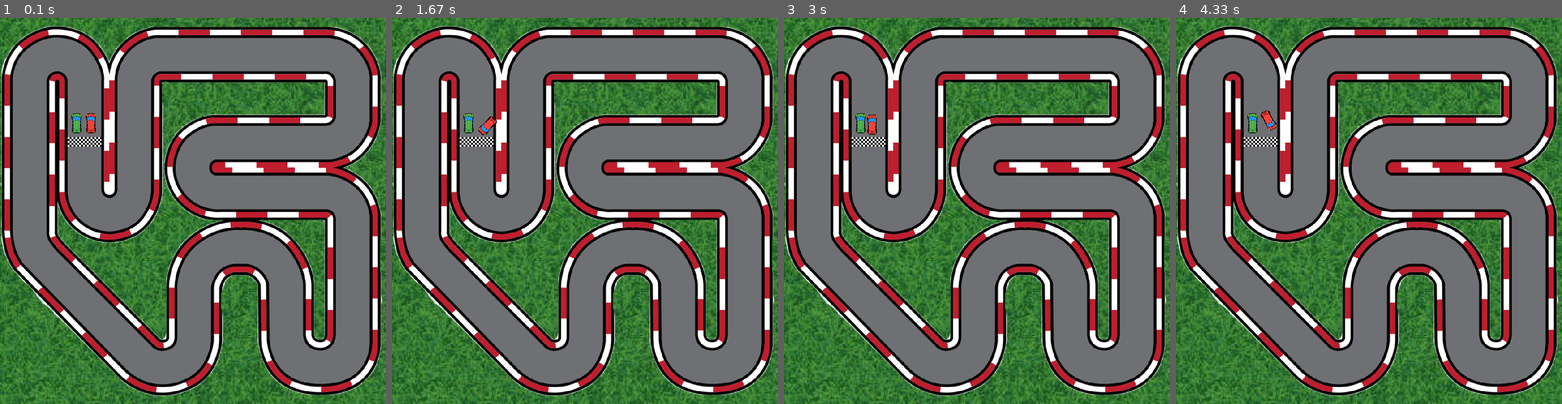
Above: before the commit, frames 1-4 (left to right).
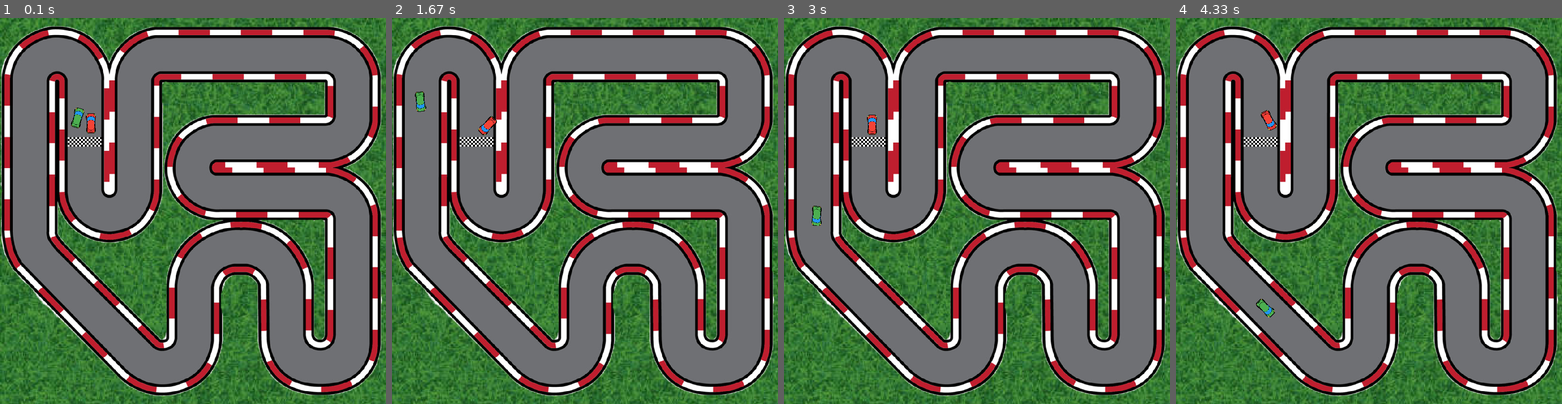
Above: after the commit, the same moments.

Repository: redexagle1/my-portfolio
Game: pygame game, started from game developement/python-pygame/simple 2d car racing game/main.py
Two runs of this game, one before a commit and one after it. Both use one fixed random seed, a clock stepped at 60 frames per second and the inputs below.
Inputs:
- Up to frame 1 (0.1 s): no input
- Up to frame 2 (1.67 s): hold Right 0.33-0.8 s; hold Up 0.83-1.13 s; hold Right 1.17-1.63 s
- Up to frame 3 (3 s): hold Left 1.67-2.2 s; hold Down 2.23-2.53 s; hold Left 2.57-2.97 s
- Up to frame 4 (4.33 s): hold Up 3-3.37 s; hold Right 3.4-4.03 s; hold Down from 4.07 s (still down)

The runs differ from the first frame. In frame 1, 0.1% of the frame differs, in the area x 18-22%, y 23-30%; in frame 2, 0.2%; in frame 3, 0.2%; in frame 4, 0.2%, in the area x 18-26%, y 24-78%.

Commit message:
in this commit i added the path dollowing mechanism to my bot car

Diff:
--- a/game developement/python-pygame/simple 2d car racing game/game_class.py
+++ b/game developement/python-pygame/simple 2d car racing game/game_class.py
@@ -98,7 +98,7 @@
         self.vel =max_vel
     def move(self):
         if self.current_point >= len(self.path):
-            ''' this if is to prvents an
+            ''' this if here to prvents an
         index error if we tried to move to a point that doesn't exist'''
             return
         self.angel_calculation()
@@ -121,19 +121,52 @@
         this will lead us to calculate which direction the car is and will help in
         changing the bot's direction smoothly'''
 
-        if diff_y == 0 :desired_radian_angle = math.pi/2
-        else: desired_radian_angle=math.atan(diff_x/diff_y)
+        if diff_y == 0 :
+            desired_radian_angle = math.pi/2
+        else:
+            desired_radian_angle=math.atan(diff_x/diff_y)
+
+        """this condition is responsible of fixxing the angle slightly
+        you se we are calculating the acute(less than 90 degrees)angle but if the
+        diffrence between our target and our calculated angle is huge this will
+        results an extreme turning which is unwanted so by adding PI to our angle
+        we reverse the turning direction
+        """
         if target_y > self.y:
             desired_radian_angle += math.pi
         differance_in_angel = self.angel - math.degrees(desired_radian_angle)
+
+
+        """so this code block checks if our difference in angle > 180 since if
+        that happen your bot will turn in a wrong direction unsmoothly so by
+        subtacting 360 we will make the car rotate smoothly in the correct direction
+        """
+        if differance_in_angel >= 180:
+            differance_in_angel -= 360
+            # print('PATH UPDATED')
+
+        """this code block snap on the desired angle smoothly as if we depend on
+        one of them the rotation will be unaccurate
+        """
+        if differance_in_angel >0:
+            self.angel -= min(self.rotation_vel,abs(differance_in_angel))
+        else:
+            self.angel += min(self.rotation_vel,abs(differance_in_angel))
+        """YEP ANGLES ARE DIFFICULT"""
+
     def update_path(self):
-        ...
+        """move to the next point of our path list"""
+        target = self.path[self.current_point]
+        rect =  pygame.Rect(self.x,self.y,self.img.get_width(),self.img.get_height())
+        if rect.collidepoint(*target):
+            self.current_point += 1
+
     def draw_point(self,win):
         for points in self.path:
             pygame.draw.circle(win,(255,0,0),points,5)
 
     def draw_car(self, win):
         super().draw_car(win)
-        self.draw_point(win)
+        # self.draw_point(win)
 #endregion PLAYER car
 #endregion classes
--- a/game developement/python-pygame/simple 2d car racing game/main.py
+++ b/game developement/python-pygame/simple 2d car racing game/main.py
@@ -4,17 +4,23 @@
 # the custom hand-made function module
 from util import scale_image,blit_rotate_centre
 from game_class import *
+import os
+from dotenv import load_dotenv
+# you know that paths are TOP SECRETS (IDK but incease)
+load_dotenv('credintials.env')
+file_path =os.getenv('my_path')
+computer_path = []
 #endregion
 #region assets
 # idenefying the game's assets
-TRACK = scale_image(pygame.image.load("imgs/track.png"),.9)
-GRASS = scale_image(pygame.image.load("imgs/grass.jpg"),2.5)
-FINISH = (pygame.image.load("imgs/finish.png"))
+TRACK = scale_image(pygame.image.load("C:/Users/saad/Documents/saad/my portofolio/my-portfolio/game developement/python-pygame/simple 2d car racing game/imgs/track.png"),.9)
+GRASS = scale_image(pygame.image.load("C:/Users/saad/Documents/saad/my portofolio/my-portfolio/game developement/python-pygame/simple 2d car racing game/imgs/grass.jpg"),2.5)
+FINISH = (pygame.image.load("C:/Users/saad/Documents/saad/my portofolio/my-portfolio/game developement/python-pygame/simple 2d car racing game/imgs/finish.png"))
 FINISH_POSITION = (130,250)
 FINISH_MASK = pygame.mask.from_surface(FINISH)
-CAR_PLAYER = scale_image(pygame.image.load("imgs/red-car.png"),.55)
-CAR_ENEMY = scale_image(pygame.image.load("imgs/green-car.png"),.55)
-TRACK_BORDERS = scale_image(pygame.image.load("imgs/track-border.png"),.9)
+CAR_PLAYER = scale_image(pygame.image.load("C:/Users/saad/Documents/saad/my portofolio/my-portfolio/game developement/python-pygame/simple 2d car racing game/imgs/red-car.png"),.55)
+CAR_ENEMY = scale_image(pygame.image.load("C:/Users/saad/Documents/saad/my portofolio/my-portfolio/game developement/python-pygame/simple 2d car racing game/imgs/green-car.png"),.55)
+TRACK_BORDERS = scale_image(pygame.image.load("C:/Users/saad/Documents/saad/my portofolio/my-portfolio/game developement/python-pygame/simple 2d car racing game/imgs/track-border.png"),.9)
 """MASK its something we usr to make collusion in the pixel world
 see,normal the image of your object wether contains pixel or transperancy background
 python deals with it as a rectangle
@@ -42,16 +48,19 @@
 3. make a bounce function in the PlayerCar class that perform the collusion process
     """
 TRACK_BORDERS_MASK = pygame.mask.from_surface(TRACK_BORDERS)
+
 #the list is for storing images to be drawn later in the while loop
 images = [(GRASS,(0,0)),(TRACK,(0,0)),(FINISH,FINISH_POSITION),(TRACK_BORDERS,(0,0))]
 player_car = CarPlayer(4,4,CAR_PLAYER)
-comp_path=[(176, 163), (160, 98), (118, 74), (74, 105), (65, 158), (64, 213), (63, 281), (61, 462), (62, 410), (85, 502), (172, 597), (283, 708), (326, 729), (374, 727), (404, 688), (412, 629), (418, 521), (414, 554), (461, 494), (516, 484), (551, 492), (581, 528), (597, 561), (602, 629), (613, 705), (608, 668), (638, 727), (685, 731), (729, 711), (738, 669), (736, 621), (750, 461), (745, 426), (734, 380), (691, 370), (645, 368), (565, 368), (458, 367), (407, 335), (408, 284), (461, 252), (518, 254), (608, 250), (688, 253), (732, 231), (747, 177), (740, 106), (691, 72), (627, 72), (553, 67), (478, 72), (423, 75), (359, 81), (306, 91), (282, 124), (281, 174), (283, 231), (283, 277), (283, 320), (283, 358), (264, 391), (226, 404), (195, 395), (179, 354), (178, 308), (175, 281), (174, 259)]
-computer_car = CarRobot(4,4,CAR_ENEMY)
+comp_path=[(171, 159), (160, 88), (104, 84), (59, 119), (54, 195), (63, 371), (57, 474), (84, 510), (133, 546), (281, 687), (308, 716), (369, 729), (397, 693), (407, 636), (427, 504), (496, 487), (567, 495), (599, 575), (609, 690), (716, 720), (751, 615), (754, 545), (736, 414), (693, 358), (582, 355), (465, 358), (413, 303), (424, 267), (491, 256), (612, 254), (736, 233), (742, 145), (667, 75), (556, 77), (433, 76), (283, 98), (274, 194), (273, 264), (272, 324), (274, 383), (233, 409), (177, 393), (175, 316), (171, 260)]
+computer_car = CarRobot(3,4,CAR_ENEMY,path = comp_path)
+
 # setting up the screen
 HEIGHT,WIDTH =TRACK_BORDERS.get_height(),TRACK_BORDERS.get_width()
 WIN = pygame.display.set_mode((WIDTH,HEIGHT))
 pygame.display.set_caption("racing game".title())
 #endregion assets
+
 #region FPS\render
 """those 2 is meant for controlling the rendering speed
 uniting the renderd FPS so it runs on the same speed in any computer"""
@@ -103,16 +112,26 @@
     screen_drawing(WIN,images,player_car,computer_car)
     # controlling the movement
     movement(player_car)
+    computer_car.move()
     # region collusion checks
     # check track collusion
     if player_car.collide(TRACK_BORDERS_MASK) != None:
         player_car.bounce()
     # check finish line collusion
-    finish_line_collusion =player_car.collide(FINISH_MASK,*FINISH_POSITION)
-    if finish_line_collusion !=None:
-        if finish_line_collusion[1]==0:
+    computer_finish_line_collusion =computer_car.collide(FINISH_MASK,*FINISH_POSITION)
+    if computer_finish_line_collusion !=None:
+        if computer_finish_line_collusion[1]==0:
+            computer_car.bounce(True)
+        else:
+            player_car.reset()
+            computer_car.reset()
+            print("comp finish")
+    player_finish_line_collusion =player_car.collide(FINISH_MASK,*FINISH_POSITION)
+    if player_finish_line_collusion !=None:
+        if player_finish_line_collusion[1]==0:
             player_car.bounce(True)
         else:
+            computer_car.reset()
             player_car.reset()
             print("finish")
     # endregion collusion checks
@@ -120,8 +139,11 @@
     for event in pygame.event.get():
         """getting the user input
         and checking if the user hit exit to break this loop"""
+        # if event.type == pygame.MOUSEBUTTONDOWN:
+        #     pos = pygame.mouse.get_pos()
+        #     computer_car.path.append(pos)
         if event.type == pygame.QUIT:
             run =False
-
+# print(computer_car.path)
 # endregion loop
 pygame.quit()      #end the program
Not shown, added: game developement/python-pygame/simple 2d car racing game/credintials.env
